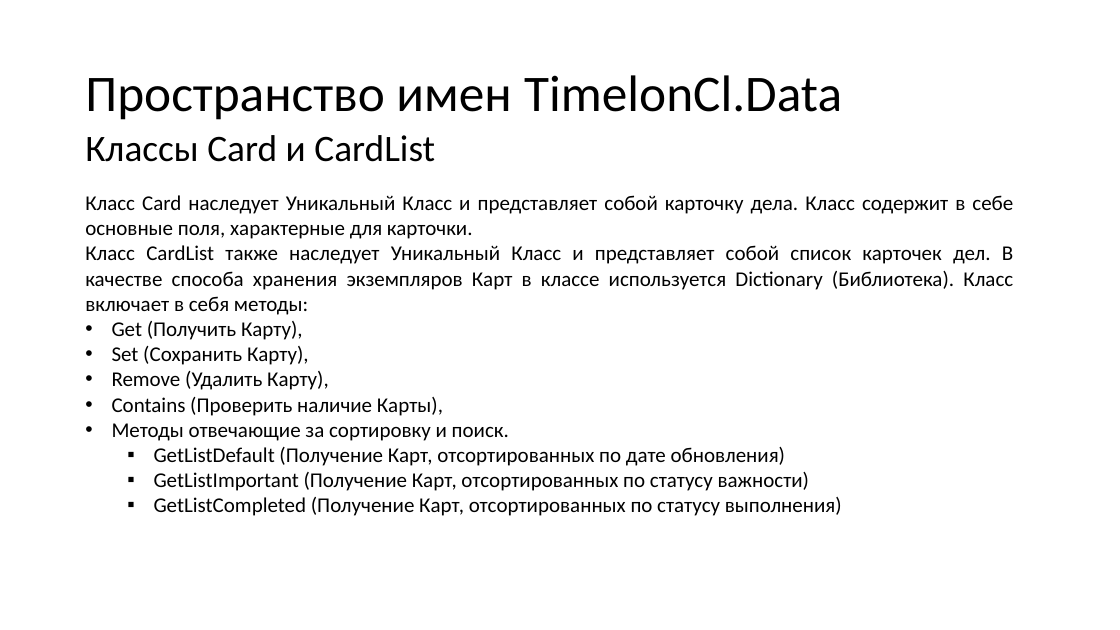
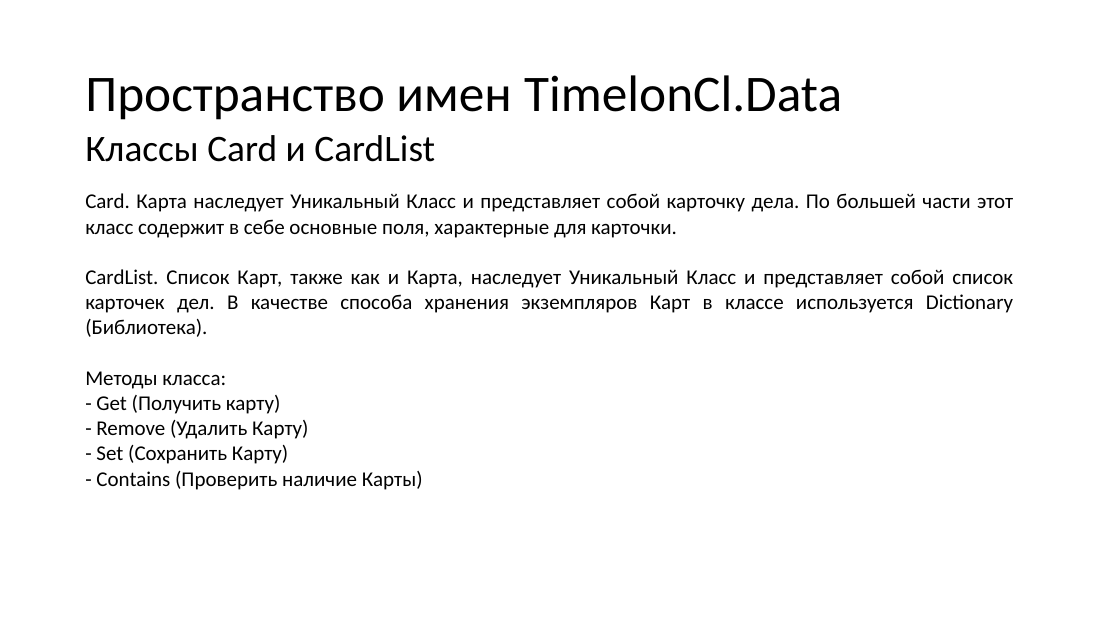
Before and after one commit to N0tilT/Timelon, a slide deck: slide 19 of docs/Timelon.pptx. Drawn at 1120x630 pixels with LibreOffice and Linux fonts; fonts in the diff are those of the drawing. Boxes give left, top, right and bottom in pixels: in the first picture for what was removed or moved away, otherwise in the second. Text is boxed around its words. In the diff, an @@ line names an element or a change of style, - is before the commit and + after.

Commit message:
кр3

```diff
--- a/docs/Timelon.pptx
+++ b/docs/Timelon.pptx
@@ text at (x1=85, y1=193, x2=1013, y2=490): text changed @@
-Класс Card наследует Уникальный Класс и представляет собой карточку дела. Класс содержит в себе основные поля, характерные для карточки.
-Класс CardList также наследует Уникальный Класс и представляет собой список карточек дел. В качестве способа хранения экземпляров Карт в классе используется Dictionary (Библиотека). Класс включает в себя методы:
-• Get (Получить Карту),
-• Set (Сохранить Карту),
-• Remove (Удалить Карту),
-• Contains (Проверить наличие Карты),
-• Методы отвечающие за сортировку и поиск.
-  ▪ GetListDefault (Получение Карт, отсортированных по дате обновления)
-  ▪ GetListImportant (Получение Карт, отсортированных по статусу важности)
-  ▪ GetListCompleted (Получение Карт, отсортированных по статусу выполнения)
+Card. Карта наследует Уникальный Класс и представляет собой карточку дела. По большей части этот класс содержит в себе основные поля, характерные для карточки.
+CardList. Список Карт, также как и Карта, наследует Уникальный Класс и представляет собой список карточек дел. В качестве способа хранения экземпляров Карт в классе используется Dictionary (Библиотека).
+Методы класса:
+- Get (Получить карту)
+- Remove (Удалить Карту)
+- Set (Сохранить Карту)
+- Contains (Проверить наличие Карты)
```
Also in this commit, not shown: 4 other slides changed, 1 slide added.
